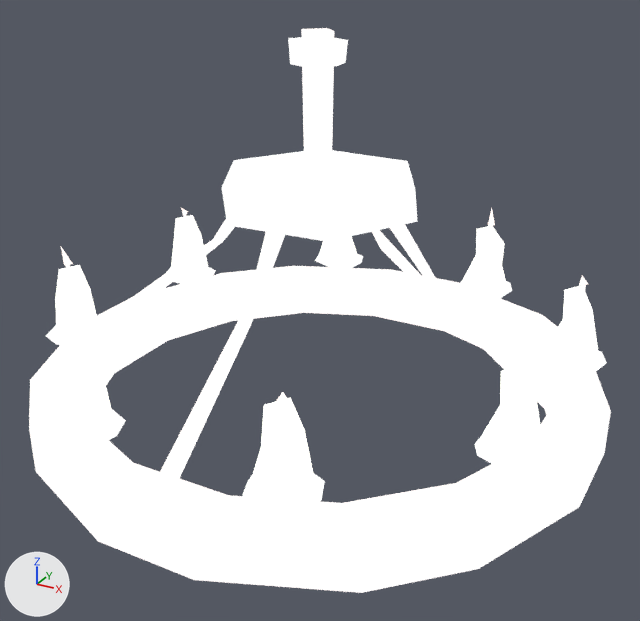
The glTF model client/assets/estates-interiors/chandelier.gltf as it was, and as the next commit left it.
One viewpoint serves both versions: a camera (50 mm lens) standing at (0.621, -1.125, 0.732) and looking at (0.024, -0.04, 0.19). Every picture has the same lights, and +X, +Y and +Z are marked at lower left. The older version comes first.

Objects in the first picture: 'body'.
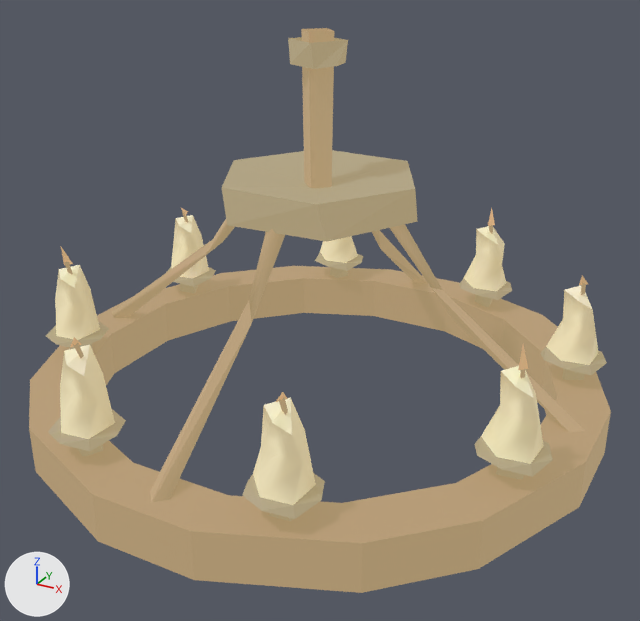
Patch to the scene script:
```diff
--- a/client/assets/estates-interiors/chandelier.gltf.py
+++ b/client/assets/estates-interiors/chandelier.gltf.py
@@ mat_1001 @@
 mat_1001.emission_strength = 1.0
+mat_1001.emission_color = (0.32, 0.24, 0.12)  # brown #998661
```

Where the change shows, as pixel boxes (x1, y1, x2, y2) in the pictures (640 x 621 px):
'body', recoloured (darker)
    both: (29, 28, 611, 593)
